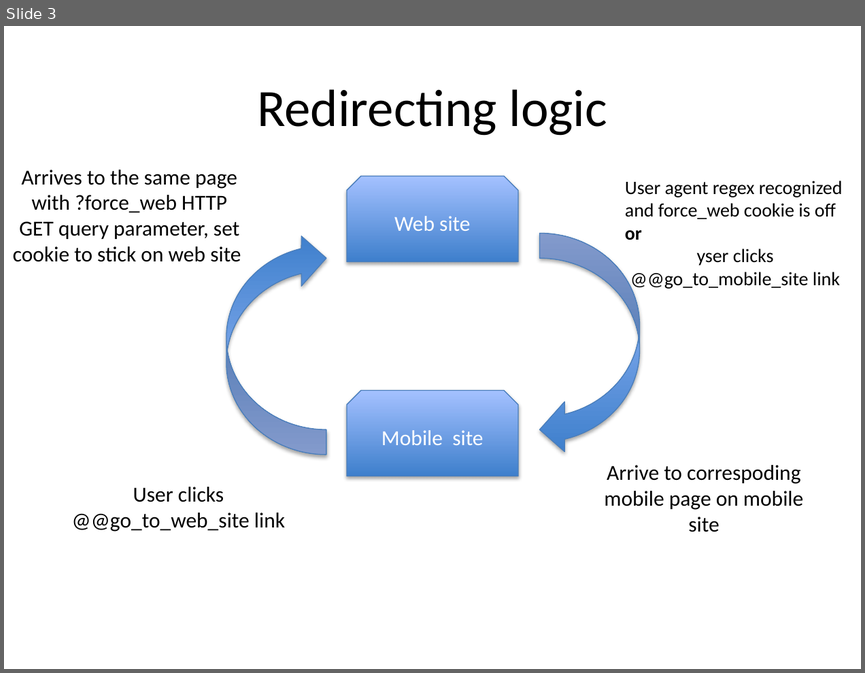
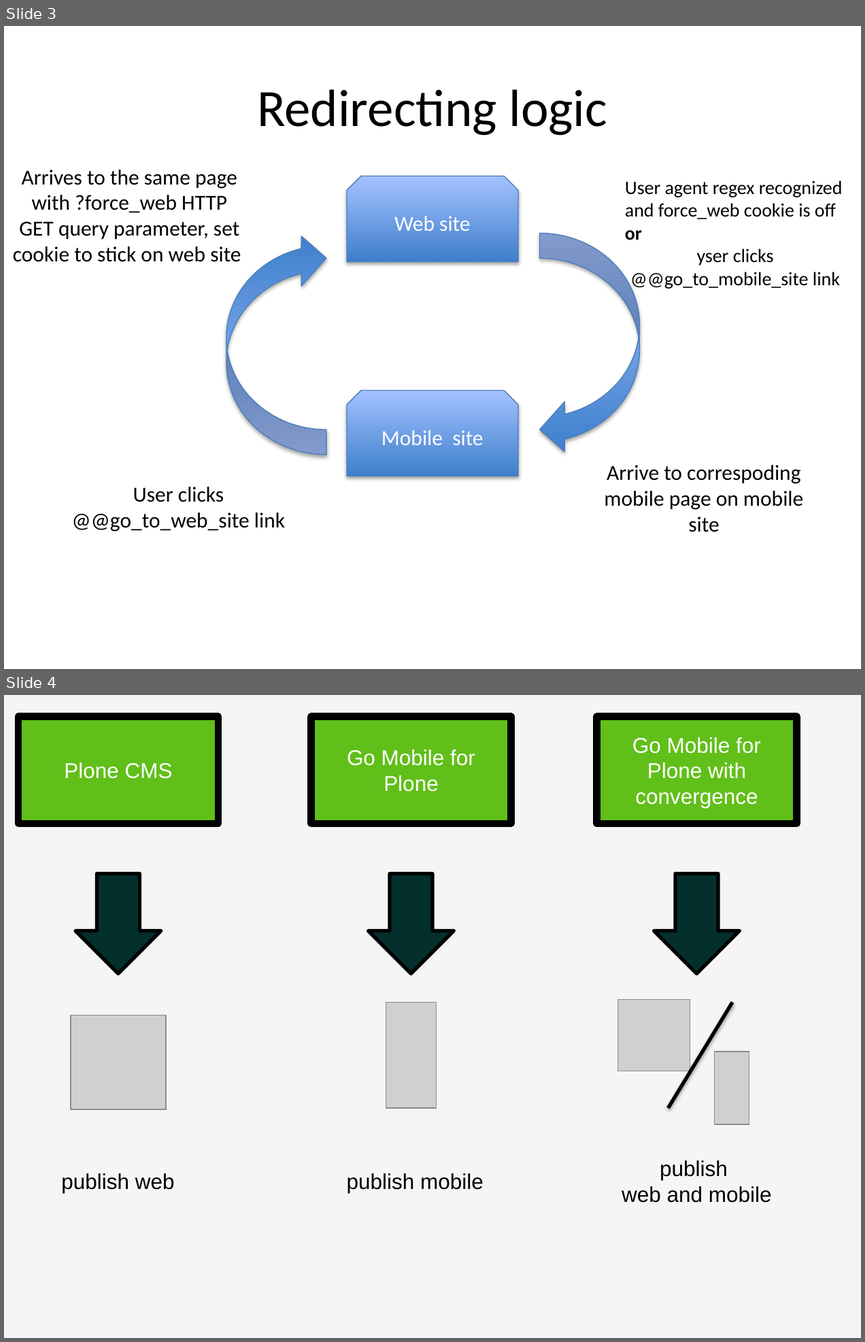
Before and after one commit to plone-gomobile/gomobile.docs, a slide deck: gomobile/docs/manual/developermanual/images/Diagrams.pptx. Shown one above the other, each under a label of ours: slide 3 before the commit, slides 3 and 4 after it. The pictures are 865x673 and 865x1342 pixels, drawn with LibreOffice and Linux fonts; fonts in the diff are those of the drawing; grey boxes stand for pictures. Boxes give left, top, right and bottom in pixels: in the first picture for what was removed or moved away, otherwise in the second. Text is boxed around its words. In the diff, an @@ line names an element or a change of style, - is before the commit and + after.

```diff
--- a/gomobile/docs/manual/developermanual/images/Diagrams.pptx
+++ b/gomobile/docs/manual/developermanual/images/Diagrams.pptx
@@ slide 4 added at box(4, 695, 861, 1338), background #F5F5F5 @@
@@ rectangle added at box(18, 717, 218, 824), fill #61BF1A, outline #000000 6 pt, 18 pt, text #FFFFFF @@
+Plone CMS
@@ rectangle added at box(311, 717, 511, 824), fill #61BF1A, outline #000000 6 pt, 18 pt, text #FFFFFF @@
+Go Mobile for Plone
@@ rectangle added at box(597, 717, 797, 824), fill #61BF1A, outline #000000 6 pt, 18 pt, text #FFFFFF @@
+Go Mobile for Plone with convergence
@@ down arrow added at box(75, 873, 161, 974), fill #03302D, outline #000000 3 pt @@
@@ down arrow added at box(368, 873, 454, 974), fill #03302D, outline #000000 3 pt @@
@@ down arrow added at box(653, 873, 739, 974), fill #03302D, outline #000000 3 pt @@
@@ picture added at box(617, 999, 689, 1070) @@
@@ picture added at box(71, 1015, 166, 1110) @@
@@ picture added at box(386, 1002, 436, 1107) @@
@@ line added from (668, 1108) to (732, 1002), #000000 3 pt @@
@@ picture added at box(715, 1051, 749, 1124) @@
@@ text added at box(621, 1160, 772, 1202), 18 pt, text #000000 @@
+publish
+web and mobile
@@ text added at box(61, 1173, 175, 1193), 18 pt, text #000000 @@
+publish web
@@ text added at box(347, 1173, 483, 1193), 18 pt, text #000000 @@
+publish mobile
```
Also in this commit, not shown: 9 other files.
